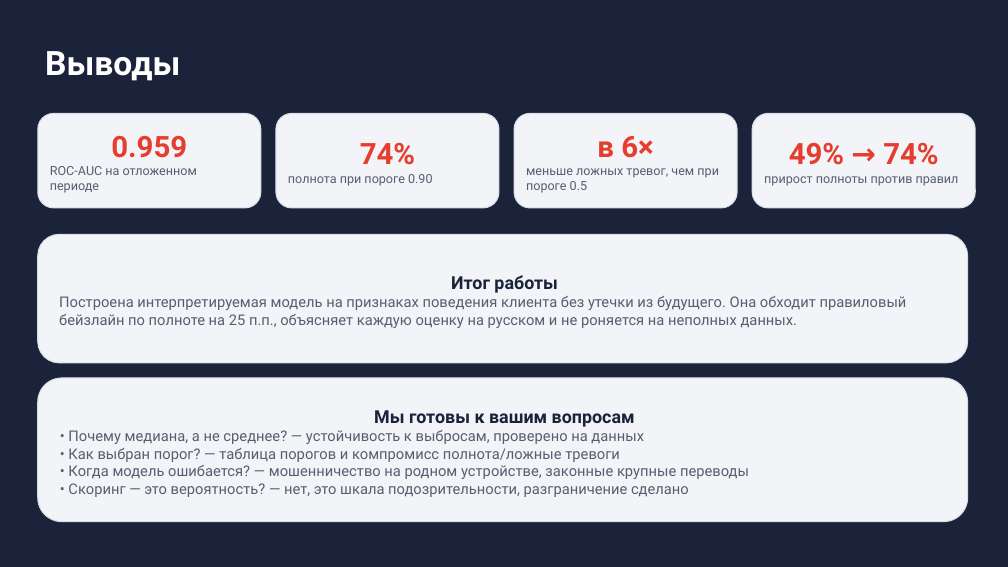
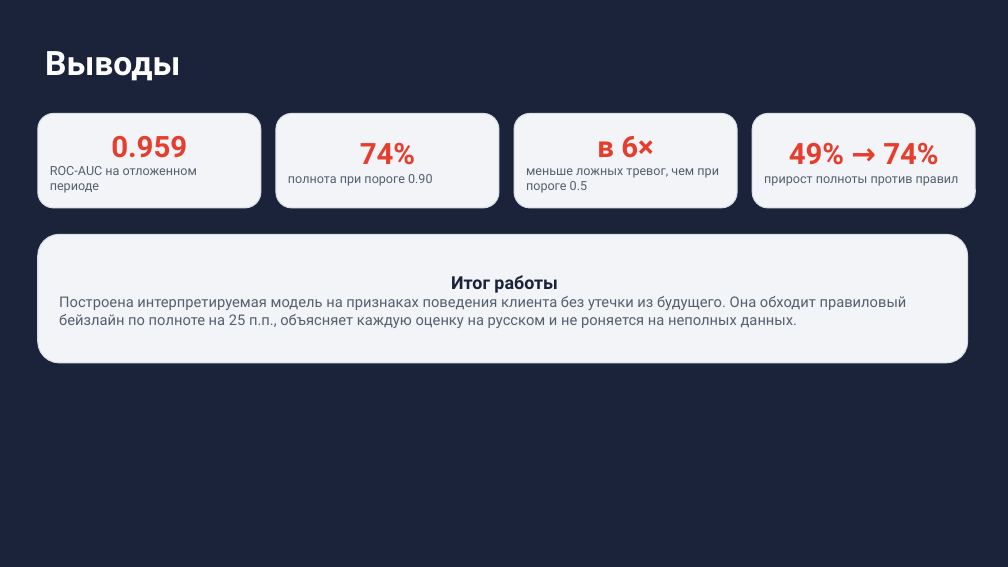
Before and after one commit to JosephBarbera/hakaton, a slide deck: slide 9 of prezentaciya_komanda_lergen.pptx (slide 12 before the commit). Drawn at 1008x567 pixels with LibreOffice and Linux fonts; fonts in the diff are those of the drawing. Boxes give left, top, right and bottom in pixels: in the first picture for what was removed or moved away, otherwise in the second. Text is boxed around its words. In the diff, an @@ line names an element or a change of style, - is before the commit and + after.

```diff
--- a/prezentaciya_komanda_lergen.pptx
+++ b/prezentaciya_komanda_lergen.pptx
@@ rounded rectangle removed at box(38, 378, 968, 522) @@
-Мы готовы к вашим вопросам
-• Почему медиана, а не среднее? — устойчивость к выбросам, проверено на данных
-• Как выбран порог? — таблица порогов и компромисс полнота/ложные тревоги
-• Когда модель ошибается? — мошенничество на родном устройстве, законные крупные переводы
-• Скоринг — это вероятность? — нет, это шкала подозрительности, разграничение сделано
```
Also in this commit, not shown: 8 other slides changed, 3 slides removed.
